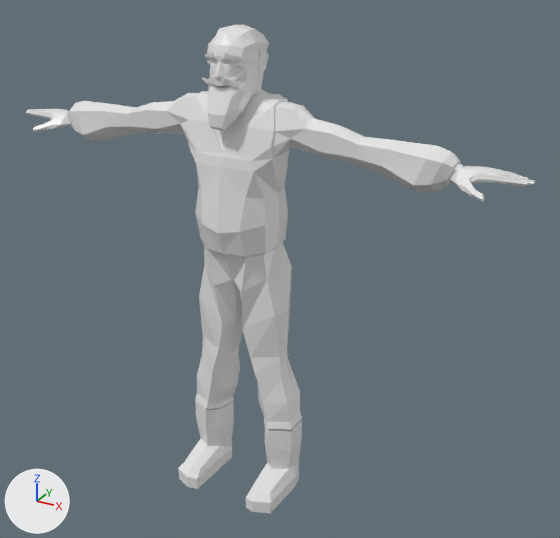
The Blender file modele do blendera/Postacie/modele do animacji/NPC_Mietek/NPC_Mietek.blend as it was, and as the next commit left it.
Before and after are seen from a 50 mm lens placed at (8.73, -14.1, 4.74), pointed at (0.79, 0.32, -2.48). Every picture has the same lights, and +X, +Y and +Z are marked at lower left. The first picture is the older version.
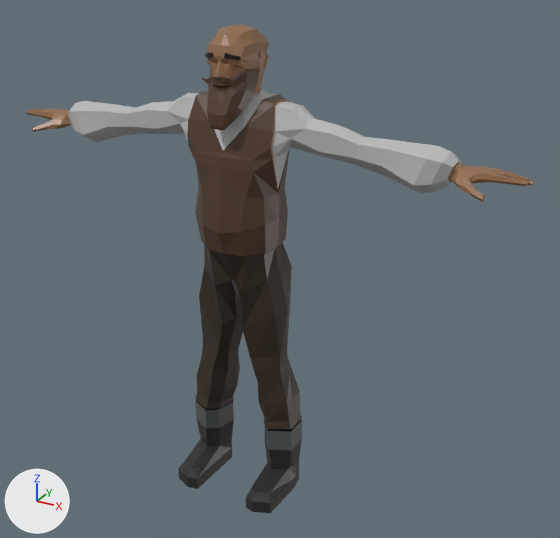
The newer file is also rescaled (x0.144), turned or shifted as a whole; pictures and numbers use the older file's frame.

Where the change shows, as pixel boxes (x1, y1, x2, y2) in the pictures (560 x 538 px):
```json
{"object": "Cube", "change": "surface changed", "before": [26, 24, 535, 513], "after": [26, 24, 535, 513], "on screen": "darker"}
{"part": 1, "of": "me_cube", "change": "added", "after": [26, 25, 243, 489]}
{"part": 2, "of": "me_cube", "change": "surface changed", "before": [26, 24, 535, 513], "after": [215, 24, 535, 513], "on screen": "darker"}
```

The change, as JSON lines over the scene's bpy script:
```json
{"op": "add", "block": "img_main_txtr_png", "code": ["img_main_txtr_png = load_image('main_txtr.png', '../łysy/main_txtr.png', 206, 1, 'sRGB')"]}
{"op": "remove", "block": "mat_material", "code": "mat_material.base_color = (0.8, 0.8, 0.8)  # white #e7e7e7"}
{"op": "add", "block": "mat_material", "code": "mat_material.texture = img_main_txtr_png"}
{"block": "me_cube", "where": "# used by ob_cube; location = (0.0, 0.0, 0.0)"}
{"op": "remove", "block": "me_cube", "code": "me_cube.from_pydata(...)  # 623 vertices, 625 faces; spans x 0.0..6.26, y -1.35..0.93, z -8.27..2.94"}
{"op": "add", "block": "me_cube", "code": "me_cube.from_pydata(...)  # 1196 vertices, 1250 faces; spans x -6.26..6.26, y -1.35..0.93, z -8.27..2.94"}
{"block": "me_cube", "change": "me_cube part 1: 573 vertices added at x -6.26..-0.01, y -1.35..0.93, z -8.27..2.86"}
{"block": "me_cube", "change": "me_cube part 2: 624 kept faces spanning x 0.0..6.26, y -1.35..0.93, z -8.27..2.94 get new texture (UV) coordinates"}
{"op": "remove", "block": "ob_cube", "code": "_m = ob_cube.modifiers.new('Mirror', 'MIRROR')"}
{"op": "remove", "block": "ob_cube", "code": "_m.use_clip = True"}
```
